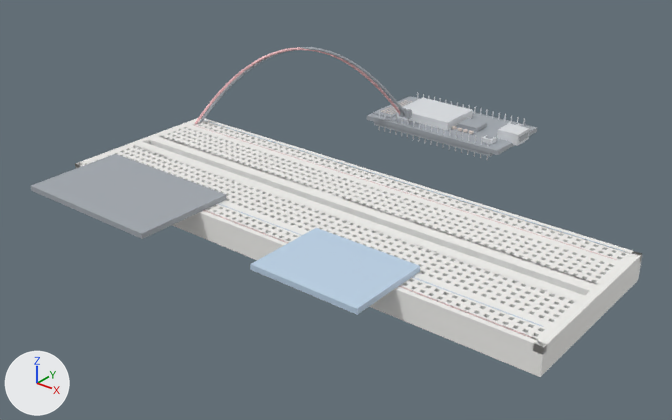
Before and after pictures for a commit that changed the glTF model mcp-server/physical_studio/bench/ready/snake-game/step-5.glb.
Rendered twice from a 50 mm camera at (0.154, -0.19, 0.124) aimed at (-0.008, 0.013, -0.001). Lighting does not change. The marker at lower left points along +X, +Y and +Z. The older version comes first. Where no turn or scale is listed for an object, it has been applied to the vertices. Vertices at exactly the same position are counted once.

Names of what the first picture shows: 'breadboard__mesh', 'ground_supply__mesh', 'joystick__mesh', 'matrix__mesh', 'power_supply__mesh', 'uno__mesh'.
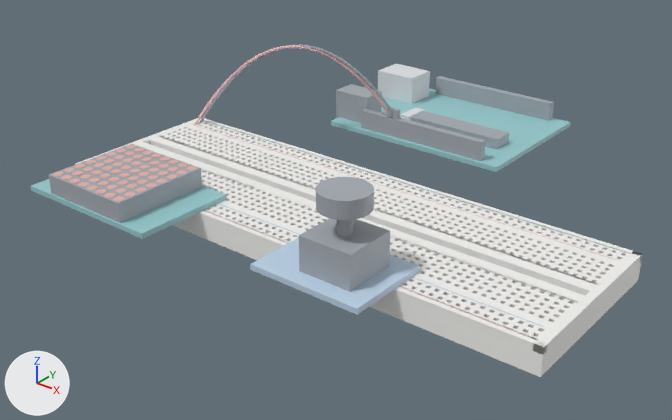
Boxes (x1, y1, x2, y2) around the edits, measured in the pictures (672 x 420 px; the box of a moved part takes in the faces that stretch with it):
'uno__mesh', reshaped (41% wider, 60% taller): before (367, 93, 537, 160); after (331, 64, 571, 172)
'joystick__mesh', reshaped (58% taller): before (250, 228, 420, 315); after (250, 177, 420, 315)
'matrix__mesh', reshaped (12% taller): before (31, 154, 226, 239); after (31, 144, 226, 239)
'power_supply__mesh', reshaped: before (195, 47, 406, 124); after (195, 45, 394, 124)
part 1 of me_uno__mesh, added (cyan): after (331, 88, 571, 172)
part 2 of me_uno__mesh, added: after (378, 64, 430, 104)
part 3 of me_uno__mesh, added: after (336, 84, 382, 123)
part 4 of me_uno__mesh, added: after (411, 111, 509, 149)
part 5 of me_uno__mesh, added: after (400, 107, 425, 120)
part 6 of me_uno__mesh, added: after (361, 109, 486, 161)
part 7 of me_uno__mesh, added: after (435, 76, 554, 121)
part 8 of me_uno__mesh, deleted: before (367, 96, 537, 157)
part 9 of me_matrix__mesh, added: after (49, 144, 202, 223)
part 10 of me_matrix__mesh, added: after (61, 175, 72, 180)
part 11 of me_matrix__mesh, added: after (72, 171, 83, 176)
part 12 of me_matrix__mesh, added: after (91, 170, 102, 175)
part 13 of me_matrix__mesh, added: after (78, 182, 89, 187)
part 14 of me_matrix__mesh, added: after (87, 154, 197, 201)
part 15 of me_matrix__mesh, recoloured (grey to cyan): before (31, 154, 226, 239); after (31, 179, 226, 239)
part 16 of me_joystick__mesh, added: after (299, 218, 390, 292)
part 17 of me_joystick__mesh, added: after (316, 177, 374, 237)
part 18 of me_power_supply__mesh, moved or reshaped: before (198, 47, 400, 120); after (197, 45, 388, 120)
part 19 of me_power_supply__mesh, moved or reshaped: before (399, 107, 406, 117); after (387, 107, 394, 117)

The change, as a diff of the scene's bpy script:
```diff
--- a/mcp-server/physical_studio/bench/ready/snake-game/step-5.glb.py
+++ b/mcp-server/physical_studio/bench/ready/snake-game/step-5.glb.py
@@ me_uno__mesh @@
-me_uno__mesh.from_pydata(...)  # 708 vertices, 1176 faces; spans x -0.0402..0.017, y 0.071..0.099, z 0.0008..0.009
+me_uno__mesh.from_pydata(...)  # 56 vertices, 84 faces; spans x -0.0507..0.0216, y 0.0583..0.1117, z 0.0038..0.0158
+# me_uno__mesh part 1: a new loose piece, a box spanning x -0.047..0.0216, y 0.0583..0.1117, z 0.0042..0.0058, in mat_defaultmaterial_001
+# me_uno__mesh part 2: a new loose piece, a box spanning x -0.0507..-0.0347, y 0.092..0.104, z 0.0048..0.0158, in mat_defaultmaterial_001
+# me_uno__mesh part 3: a new loose piece, a box spanning x -0.0487..-0.0347, y 0.0635..0.0725, z 0.0048..0.0158, in mat_defaultmaterial_001
+# me_uno__mesh part 4: a new loose piece, a box spanning x -0.0212..0.0138, y 0.072..0.08, z 0.0058..0.0093, in mat_defaultmaterial_001
+# me_uno__mesh part 5: a new loose piece, a box spanning x -0.0287..-0.0247, y 0.076..0.086, z 0.0058..0.0074, in mat_defaultmaterial_001
+# me_uno__mesh part 6: a new loose piece, a box spanning x -0.0342..0.0148, y 0.0597..0.0622, z 0.0038..0.0123, in mat_defaultmaterial_001
+# me_uno__mesh part 7: a new loose piece, a box spanning x -0.0342..0.0148, y 0.1079..0.1104, z 0.0038..0.0123, in mat_defaultmaterial_001
+# me_uno__mesh part 8: 274 vertices removed from x -0.0402..0.017, y 0.071..0.099, z 0.0008..0.009
+# other edits to the shape of me_uno__mesh do not show in these pictures
 me_uno__mesh.materials.append(mat_defaultmaterial_001)
@@ me_matrix__mesh @@
-me_matrix__mesh.from_pydata(...)  # 8 vertices, 12 faces; spans x -0.0758..-0.0258, y -0.0485..-0.0165, z 0.008..0.0096
+me_matrix__mesh.from_pydata(...)  # 1424 vertices, 2584 faces; spans x -0.0758..-0.0258, y -0.0485..-0.0165, z 0.008..0.0158
+# me_matrix__mesh part 9: a new loose piece, a box spanning x -0.0663..-0.0353, y -0.048..-0.017, z 0.0096..0.0156, in mat_defaultmaterial_002
+# me_matrix__mesh part 10: a new loose piece, a 10-sided cylinder along z spanning x -0.06204..-0.05894, y -0.04755..-0.0446, z 0.0156..0.01575, in mat_defaultmaterial_002
+# me_matrix__mesh part 11: a new loose piece, a 10-sided cylinder along z spanning x -0.06204..-0.05894, y -0.04367..-0.04072, z 0.0156..0.01575, in mat_defaultmaterial_002
+# me_matrix__mesh part 12: a new loose piece, a 10-sided cylinder along z spanning x -0.05816..-0.05506, y -0.0398..-0.03685, z 0.0156..0.01575, in mat_defaultmaterial_002
+# me_matrix__mesh part 13: a new loose piece, a 10-sided cylinder along z spanning x -0.05429..-0.05119, y -0.04755..-0.0446, z 0.0156..0.01575, in mat_defaultmaterial_002
+# me_matrix__mesh part 14: 770 vertices added at x -0.0543..-0.0357, y -0.0475..-0.0175, z 0.0156..0.0158
+# me_matrix__mesh part 15: 12 kept faces spanning x -0.0758..-0.0258, y -0.0485..-0.0165, z 0.008..0.0096 get new vertex colours; the middle colour goes from grey #a4aab1 to cyan #97cace
+# other edits to the shape of me_matrix__mesh do not show in these pictures
 me_matrix__mesh.materials.append(mat_defaultmaterial_002)
@@ me_joystick__mesh @@
-me_joystick__mesh.from_pydata(...)  # 8 vertices, 12 faces; spans x 0.0084..0.0424, y -0.0425..-0.0165, z 0.008..0.0096
+me_joystick__mesh.from_pydata(...)  # 115 vertices, 216 faces; spans x 0.0084..0.0424, y -0.0425..-0.0165, z 0.008..0.0316
+# me_joystick__mesh part 16: a new loose piece, a box spanning x 0.0204..0.0364, y -0.0375..-0.0215, z 0.0096..0.0196, in mat_defaultmaterial_003
+# me_joystick__mesh part 17: a new loose piece of 99 vertices spanning x 0.0214..0.0354, y -0.0365..-0.0225, z 0.0196..0.0316, in mat_defaultmaterial_003
 me_joystick__mesh.materials.append(mat_defaultmaterial_003)
@@ me_power_supply__mesh @@
-me_power_supply__mesh.from_pydata(...)  # 1009 vertices, 1932 faces; spans x -0.0792..-0.0245, y 0.0212..0.0734, z 0.0077..0.0348
+me_power_supply__mesh.from_pydata(...)  # 1009 vertices, 1932 faces; spans x -0.0792..-0.0215, y 0.0212..0.0618, z 0.0077..0.0371
+# me_power_supply__mesh part 18: the loose piece of 1001 vertices spanning x -0.0792..-0.025, y 0.0212..0.0729, z 0.0077..0.0348 is multiplied about its middle by the matrix ((0.962, 0.099, 0.0), (-0.17, 0.95, 0.0), (0.047, 0.029, 1.009)), then moved by (0.0015, -0.0058, 0.0021)
+# me_power_supply__mesh part 19: the loose piece of 8 vertices spanning x -0.0263..-0.0245, y 0.0716..0.0734, z 0.0085..0.0115 is moved by (0.003, -0.0116, 0.004)
 me_power_supply__mesh.materials.append(mat_defaultmaterial_005)
```
